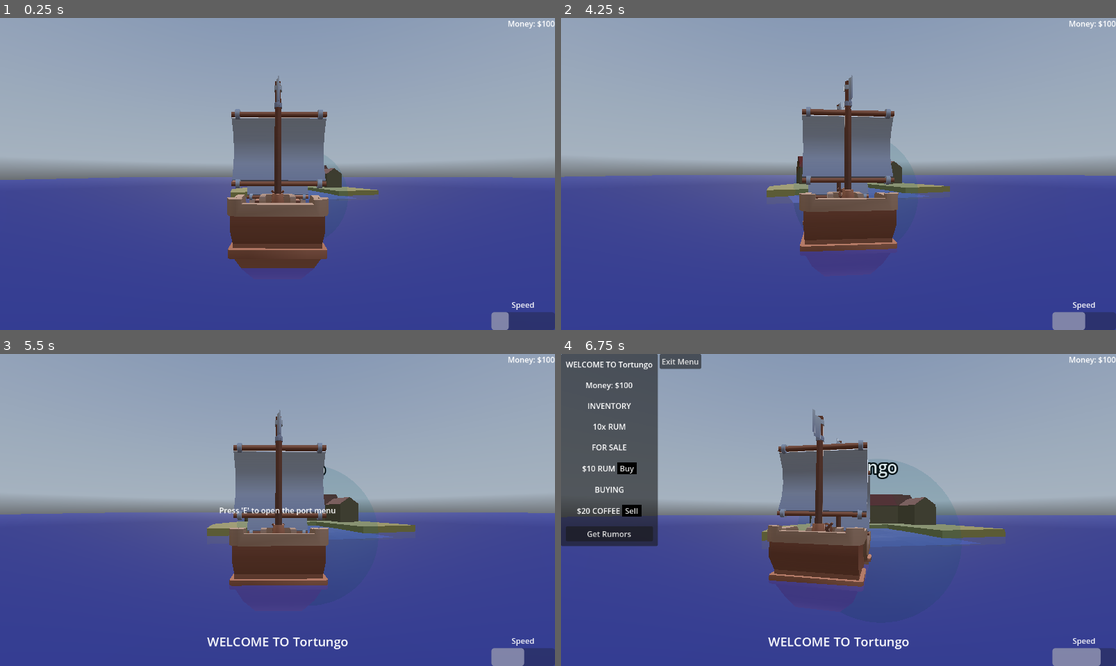
Above: before the commit, frames 1-4 (two rows, left to right).
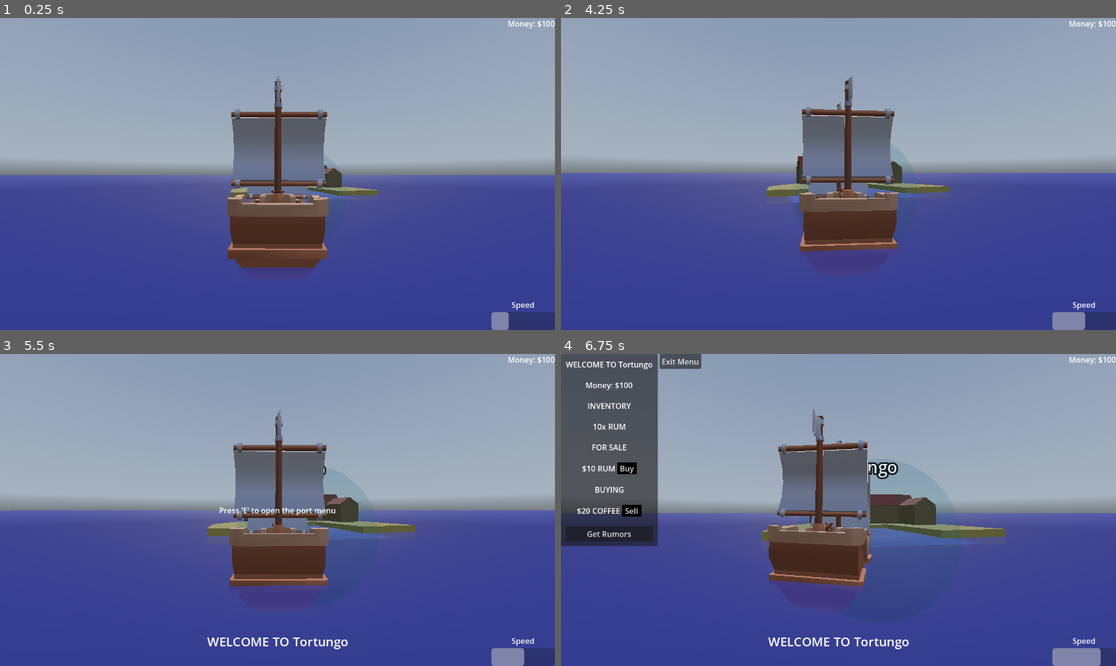
Above: after the commit, the same moments.

Repository: josephshell/UnnamedSailingGame
Game: Godot game, scene res://scenes/Main.tscn
Same seed, same stepped clock (60 frames per second), same inputs: the game is played once before the commit and once after it. A sky picture missing from this copy of the repository is replaced by a grey-blue gradient.
Inputs (mouse positions are in pixels of both pictures, inside the frame that each line leads up to):
- Up to frame 1 (0.25 s): no input
- Up to frame 2 (4.25 s): move the mouse to (866, 174) at 0.52 s; hold E (interact) 0.53-1.28 s; hold W (move_forward) from 0.53 s (still down); tap Space (jump) at 0.77, 1.52, 3.02, 3.77 s; move the mouse to (810, 174) at 1.27 s; tap E (interact) at 1.35, 2.85 s; move the mouse to (849, 167) at 2.02 s; hold E (interact) 2.03-2.78 s; move the mouse to (832, 180) at 2.77 s; move the mouse to (877, 177) at 3.52 s; hold E (interact) from 3.53 s (still down)
- Up to frame 3 (5.5 s): keep holding W (move_forward); move the mouse to (233, 506) at 4.27 s; release E (interact) at 4.28 s; tap E (interact) at 4.35 s; tap Space (jump) at 4.52 s; move the mouse to (283, 510) at 5.02 s; hold E (interact) from 5.03 s (still down)
- Up to frame 4 (6.75 s): move the mouse to (816, 503) at 5.77 s; release W (move_forward) at 5.78 s; release E (interact) at 5.78 s; hold D (move_right) 5.78-6.53 s; tap E (interact) at 5.85 s; tap Space (jump) at 6.02 s; move the mouse to (960, 494) at 6.52 s; hold W (move_forward) from 6.53 s (still down); hold E (interact) from 6.53 s (still down)

The runs differ from the first frame. In frame 1, 0.7% of the frame differs, in the area x 0-100%, y 50-81%; in frame 2, 0.6%; in frame 3, 0.6%; in frame 4, 0.4%.

Commit message:
Made the water plane bigger

Diff:
--- a/scenes/Main.tscn
+++ b/scenes/Main.tscn
@@ -18,7 +18,7 @@
 
 [sub_resource type="PlaneMesh" id="PlaneMesh_3203q"]
 material = SubResource("StandardMaterial3D_etftv")
-size = Vector2(1000, 1000)
+size = Vector2(5000, 5000)
 
 [sub_resource type="PrismMesh" id="PrismMesh_w45kc"]
 size = Vector3(39.25, 100, 30.105)
